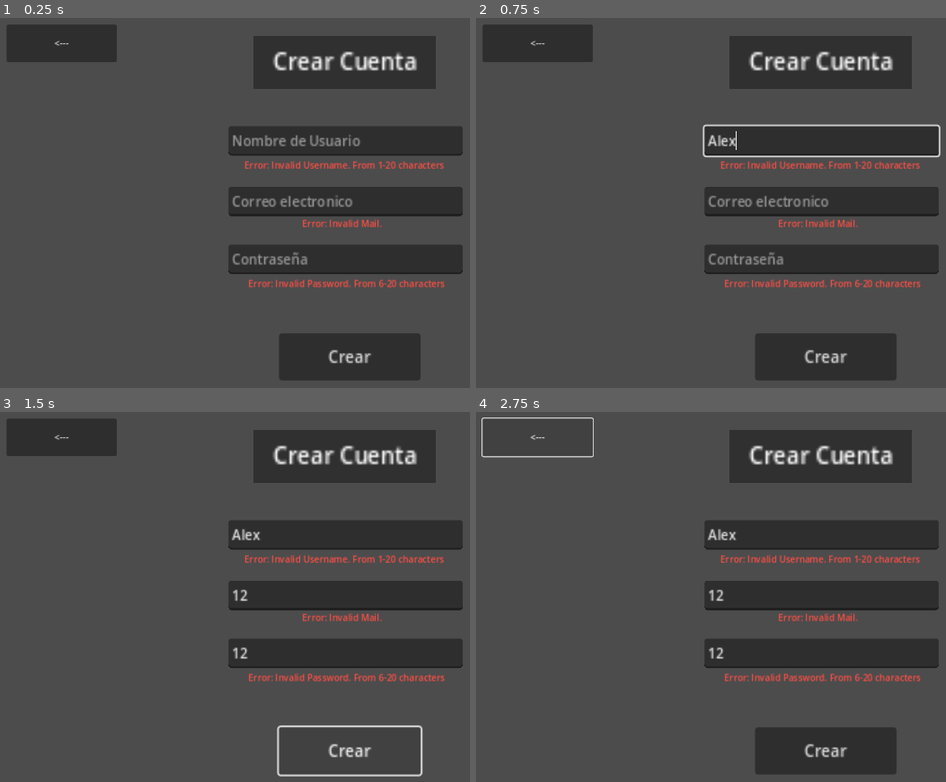
Above: before the commit, frames 1-4 (two rows, left to right).
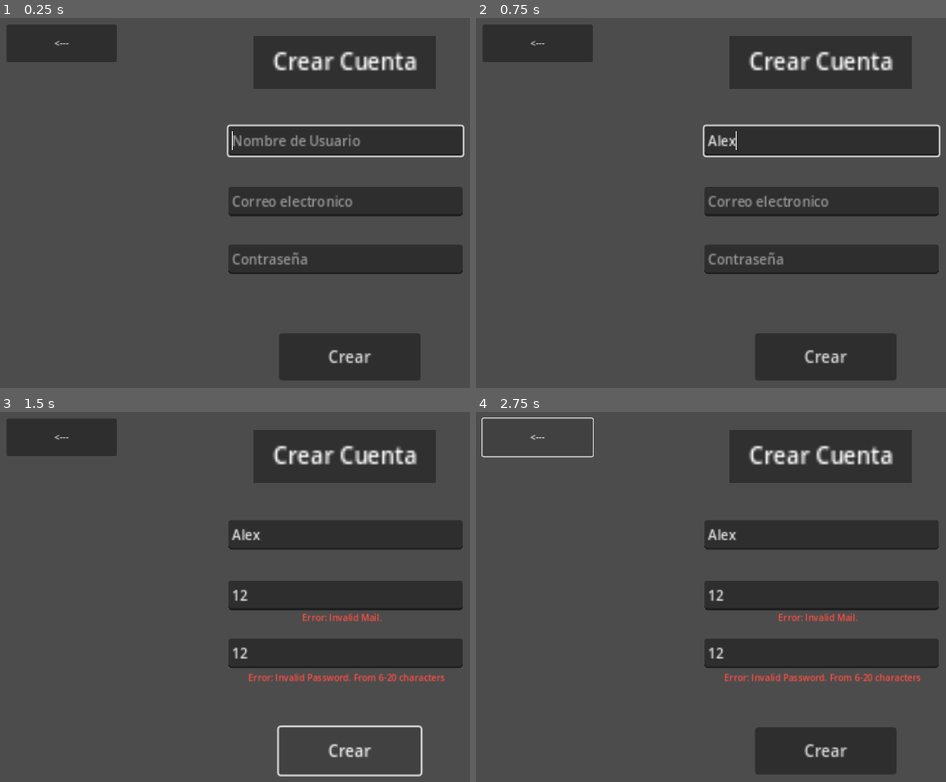
Above: after the commit, the same moments.

Repository: codemonsters/tag-of-war
Game: Godot game, scene res://screens/menu/create_account.tscn
The game is run twice, just before and just after one commit, with the same random seed, the same clock (stepped at 60 frames per second) and the same inputs. This scene is started directly instead of the project's main scene.
Inputs (mouse positions are in pixels of both pictures, inside the frame that each line leads up to):
- Up to frame 1 (0.25 s): no input
- Up to frame 2 (0.75 s): click (823, 140) at 0.52 s; type "Alex" at 0.6 s
- Up to frame 3 (1.5 s): click (347, 597) at 0.75 s; type "12" at 0.83 s; click (347, 652) at 0.98 s; type "12" at 1.07 s; click "Crear" at 1.25 s
- Up to frame 4 (2.75 s): click "<---" at 2 s

The runs differ from the first frame. In frame 1, 1.9% of the frame differs, in the area x 48-99%, y 28-73%; in frame 2, 1.2%; in frame 3, 0.5%; in frame 4, 0.5%.
Error before the commit: Parse Error: Preload file "res://screens/menu/sala_espera.tscn" does not exist. (res://screens/menu/create_account.gd:4)
Error after the commit: Invalid call. Nonexistent function 'close_window' in base 'Window'. (res://screens/menu/create_account.gd:48)

Commit message:
A medio hacer la sala de espera admin y modificado el numero de caracteres maximos para el nombre

Diff:
--- a/cliente/src/main.gd
+++ b/cliente/src/main.gd
@@ -7,7 +7,7 @@
 #@export var websocket_url = "ws://echo.websocket.org"
 @export var websocket_url = "ws://127.0.0.1:9090"
 
-var server_list = preload("res://screens/menu/sala_espera.tscn")
+var server_list = preload("res://screens/menu/sala_espera_admin.tscn")
 var create_account = preload("res://screens/menu/create_account.tscn")
 var recuperar_contraseña = preload("res://screens/menu/recuperar_contraseña.tscn")
 var wsc = WebSocketClient.new()
--- a/cliente/src/screens/menu/create_account.gd
+++ b/cliente/src/screens/menu/create_account.gd
@@ -1,7 +1,7 @@
 extends Node2D
 
 
-var server_list = preload("res://screens/menu/sala_espera.tscn")
+var server_list = preload("res://screens/menu/sala_espera_admin.tscn")
 var regex = RegEx.new()
 
 
@@ -20,7 +20,7 @@
 	var Account_username = str($TxtAccountName.get_text())
 	var Account_mail = str($TxtAccountMail.get_text())
 	var Account_password = str($TxtAccountPassword.get_text())
-	if str($TxtAccountName.get_text()).length() > 20 or str($TxtAccountName.get_text()).length() < 1:
+	if str($TxtAccountName.get_text()).length() > 8 or str($TxtAccountName.get_text()).length() < 1:
 		Account_username = null
 		$ErrorMessageNameLength.visible = true
 	else:
--- a/cliente/src/screens/menu/create_account.tscn
+++ b/cliente/src/screens/menu/create_account.tscn
@@ -73,7 +73,7 @@
 offset_top = 262.0
 offset_right = 814.0
 offset_bottom = 312.0
-text = "Error: Invalid Username. From 1-20 characters"
+text = "Error: Invalid Username. From 1-8 characters"
 
 [node name="ErrorMessageNameInUse" type="Label" parent="."]
 visible = false
--- a/cliente/src/screens/menu/identification.gd
+++ b/cliente/src/screens/menu/identification.gd
@@ -1,7 +1,7 @@
 extends Node2D
 
 
-var server_list = preload("res://screens/menu/sala_espera.tscn")
+var server_list = preload("res://screens/menu/sala_espera_admin.tscn")
 var create_account = preload("res://screens/menu/create_account.tscn")
 var recuperar_contraseña = preload("res://screens/menu/recuperar_contraseña.tscn")
 
@@ -26,7 +26,7 @@
 
 func _on_btn_connect_guest_pressed() -> void:
 	var Guest_username = str($TxtGuestUser.get_text())
-	if str($TxtGuestUser.get_text()).length() > 20 or str($TxtGuestUser.get_text()).length() < 1:
+	if str($TxtGuestUser.get_text()).length() > 8 or str($TxtGuestUser.get_text()).length() < 1:
 		Guest_username = null
 		$ErrorMessageLength.visible = true
 	else:
--- a/cliente/src/screens/menu/identification.tscn
+++ b/cliente/src/screens/menu/identification.tscn
@@ -148,7 +148,7 @@
 offset_right = 415.0
 offset_bottom = 380.0
 text = "Error: Invalid Username
-From 1-20 characters"
+From 1-8 characters"
 
 [node name="ErrorMessageUsed" type="Label" parent="."]
 modulate = Color(0.980221, 0.30239, 0.267759, 1)
--- a/cliente/src/screens/menu/main.gd
+++ b/cliente/src/screens/menu/main.gd
@@ -1,7 +1,7 @@
 extends Node2D
 
 var identification = preload("res://screens/menu/identification.tscn")
-var server_list = preload("res://screens/menu/sala_espera.tscn")
+var server_list = preload("res://screens/menu/sala_espera_admin.tscn")
 var create_account = preload("res://screens/menu/create_account.tscn")
 var recuperar_contraseña = preload("res://screens/menu/recuperar_contraseña.tscn")
 var lista_servidores = preload("res://screens/menu/lista_servidores.tscn")
--- a/cliente/src/screens/menu/sala_espera_admin.tscn
+++ b/cliente/src/screens/menu/sala_espera_admin.tscn
@@ -37,6 +37,20 @@
 text = "Sala de Espera"
 horizontal_alignment = 1
 
+[node name="Code" type="Label" parent="."]
+layout_mode = 1
+anchors_preset = 5
+anchor_left = 0.5
+anchor_right = 0.5
+offset_left = 207.0
+offset_top = 33.0
+offset_right = 621.0
+offset_bottom = 102.0
+grow_horizontal = 2
+theme_override_font_sizes/font_size = 35
+text = "Code:"
+horizontal_alignment = 1
+
 [node name="LeaveButton" type="Button" parent="."]
 layout_mode = 0
 offset_left = 40.0
@@ -45,4 +59,156 @@
 offset_bottom = 686.0
 text = "ABANDONAR"
 
+[node name="PlayerListRect" type="ColorRect" parent="."]
+layout_mode = 1
+anchors_preset = 8
+anchor_left = 0.5
+anchor_top = 0.5
+anchor_right = 0.5
+anchor_bottom = 0.5
+offset_left = -595.0
+offset_top = -210.0
+offset_right = -31.0
+offset_bottom = 169.0
+grow_horizontal = 2
+grow_vertical = 2
+color = Color(0.188235, 0.188235, 0.188235, 1)
+
+[node name="PlayerListTitle" type="Label" parent="PlayerListRect"]
+layout_mode = 1
+anchors_preset = 5
+anchor_left = 0.5
+anchor_right = 0.5
+offset_left = -262.0
+offset_top = 18.0
+offset_right = 2.0
+offset_bottom = 60.0
+grow_horizontal = 2
+theme_override_font_sizes/font_size = 30
+text = "Jugadores Activos:"
+horizontal_alignment = 1
+
+[node name="PlayerList1" type="Label" parent="PlayerListRect"]
+layout_mode = 1
+anchors_preset = 5
+anchor_left = 0.5
+anchor_right = 0.5
+offset_left = -266.0
+offset_top = 88.0
+offset_right = 48.0
+offset_bottom = 158.0
+grow_horizontal = 2
+theme_override_font_sizes/font_size = 30
+text = "Jugador 1"
+
+[node name="KickPlayer1" type="Button" parent="PlayerListRect"]
+layout_mode = 0
+offset_left = 246.0
+offset_top = 88.0
+offset_right = 291.0
+offset_bottom = 138.0
+theme_override_font_sizes/font_size = 30
+text = "X"
+
+[node name="PlayerList2" type="Label" parent="PlayerListRect"]
+layout_mode = 1
+anchors_preset = 5
+anchor_left = 0.5
+anchor_right = 0.5
+offset_left = -266.0
+offset_top = 163.0
+offset_right = 50.0
+offset_bottom = 233.0
+grow_horizontal = 2
+theme_override_font_sizes/font_size = 30
+text = "Jugador 2
+"
+
+[node name="KickPlayer2" type="Button" parent="PlayerListRect"]
+layout_mode = 0
+offset_left = 246.0
+offset_top = 163.0
+offset_right = 291.0
+offset_bottom = 213.0
+theme_override_font_sizes/font_size = 30
+text = "X"
+
+[node name="PlayerList3" type="Label" parent="PlayerListRect"]
+layout_mode = 1
+anchors_preset = 5
+anchor_left = 0.5
+anchor_right = 0.5
+offset_left = -266.0
+offset_top = 238.0
+offset_right = 48.0
+offset_bottom = 308.0
+grow_horizontal = 2
+theme_override_font_sizes/font_size = 30
+text = "Jugador 3
+"
+
+[node name="KickPlayer3" type="Button" parent="PlayerListRect"]
+layout_mode = 0
+offset_left = 246.0
+offset_top = 238.0
+offset_right = 291.0
+offset_bottom = 288.0
+theme_override_font_sizes/font_size = 30
+text = "X"
+
+[node name="PlayerList4" type="Label" parent="PlayerListRect"]
+layout_mode = 1
+anchors_preset = 5
+anchor_left = 0.5
+anchor_right = 0.5
+offset_left = -266.0
+offset_top = 313.0
+offset_right = 50.0
+offset_bottom = 383.0
+grow_horizontal = 2
+theme_override_font_sizes/font_size = 30
+text = "Jugador 4"
+
+[node name="KickPlayer4" type="Button" parent="PlayerListRect"]
+layout_mode = 0
+offset_left = 246.0
+offset_top = 313.0
+offset_right = 291.0
+offset_bottom = 363.0
+theme_override_font_sizes/font_size = 30
+text = "X"
+
+[node name="GameDataRect" type="ColorRect" parent="."]
+layout_mode = 1
+anchors_preset = 8
+anchor_left = 0.5
+anchor_top = 0.5
+anchor_right = 0.5
+anchor_bottom = 0.5
+offset_left = 35.0
+offset_top = -210.0
+offset_right = 599.0
+offset_bottom = 169.0
+grow_horizontal = 2
+grow_vertical = 2
+color = Color(0.188235, 0.188235, 0.188235, 1)
+
+[node name="PlayerListTitle2" type="Label" parent="GameDataRect"]
+layout_mode = 1
+anchors_preset = 5
+anchor_left = 0.5
+anchor_right = 0.5
+offset_left = -182.0
+offset_top = 18.0
+offset_right = 186.0
+offset_bottom = 88.0
+grow_horizontal = 2
+theme_override_font_sizes/font_size = 30
+text = "Parámetros de la Partida:"
+horizontal_alignment = 1
+
 [connection signal="pressed" from="LeaveButton" to="." method="_on_leave_button_pressed"]
+[connection signal="pressed" from="PlayerListRect/KickPlayer1" to="." method="_on_leave_button_pressed"]
+[connection signal="pressed" from="PlayerListRect/KickPlayer2" to="." method="_on_leave_button_pressed"]
+[connection signal="pressed" from="PlayerListRect/KickPlayer3" to="." method="_on_leave_button_pressed"]
+[connection signal="pressed" from="PlayerListRect/KickPlayer4" to="." method="_on_leave_button_pressed"]
